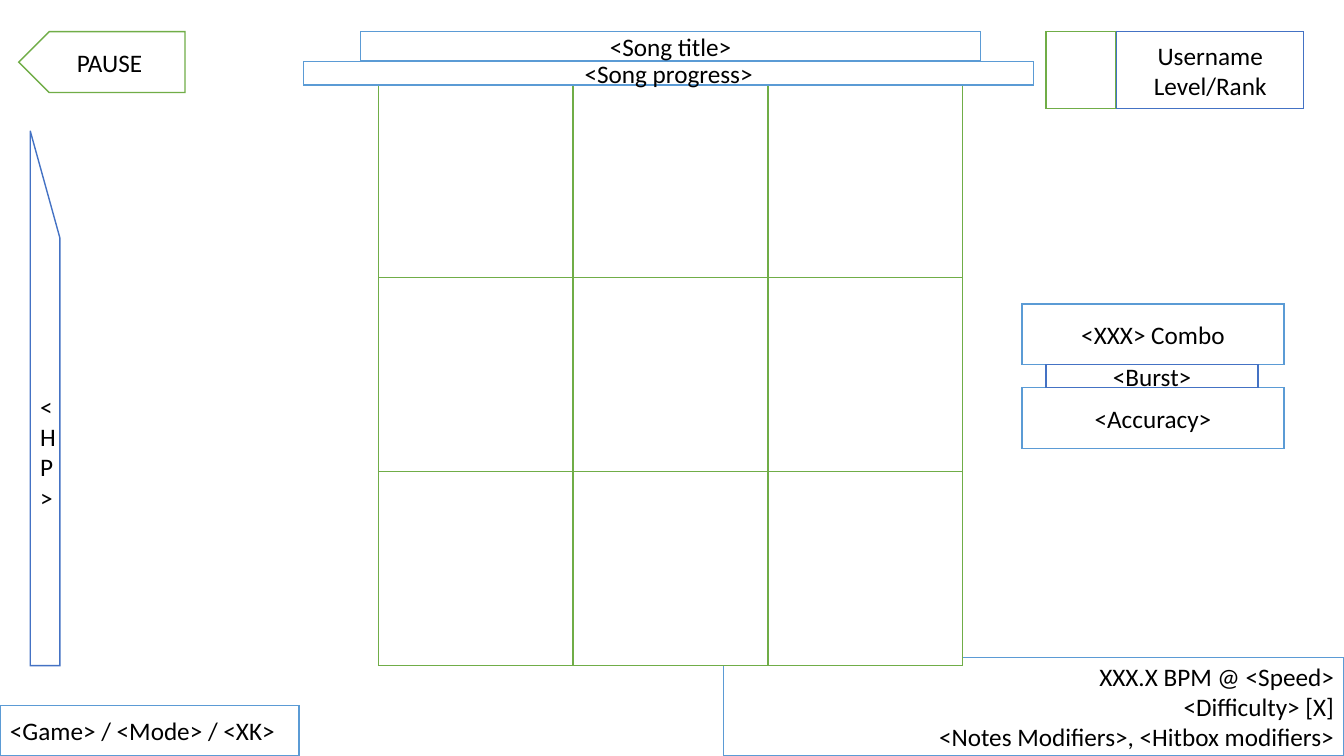
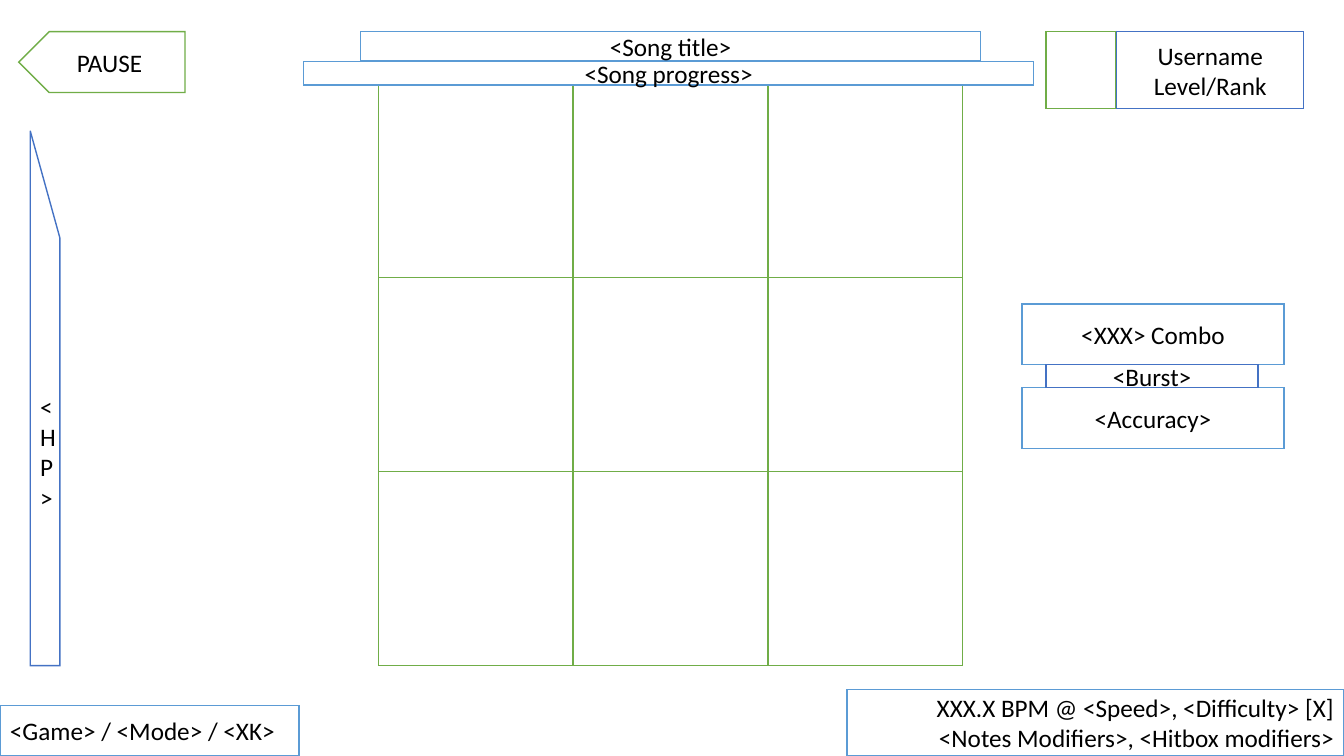
Before and after one commit to OliverMontor/beats2, a slide deck: slide 15 of beats2/Docs/Beats2 - Design Spec.pptx (slide 22 before the commit). Drawn at 1344x756 pixels with LibreOffice and Linux fonts; fonts in the diff are those of the drawing. Boxes give left, top, right and bottom in pixels: in the first picture for what was removed or moved away, otherwise in the second. Text is boxed around its words. In the diff, an @@ line names an element or a change of style, - is before the commit and + after.

```diff
--- a/beats2/Docs/Beats2 - Design Spec.pptx
+++ b/beats2/Docs/Beats2 - Design Spec.pptx
@@ rectangle "XXX.X BPM @ <Speed>, <Difficulty> ...": place and size @@
-rectangle "XXX.X BPM @ <Speed>, <Difficulty> ..." at (724,657,1344,755)
+rectangle "XXX.X BPM @ <Speed>, <Difficulty> ..." at (847,690,1344,755)
@@ text in rectangle at (937,698,1334,750): text changed @@
-XXX.X BPM @ <Speed>
-<Difficulty> [X]
-<Notes Modifiers>, <Hitbox modifiers>
+XXX.X BPM @ <Speed>, <Difficulty> [X]
+<Notes Modifiers>, <Hitbox modifiers>
```
Also in this commit, not shown: 17 other slides changed, 6 slides removed, 7 other files.
